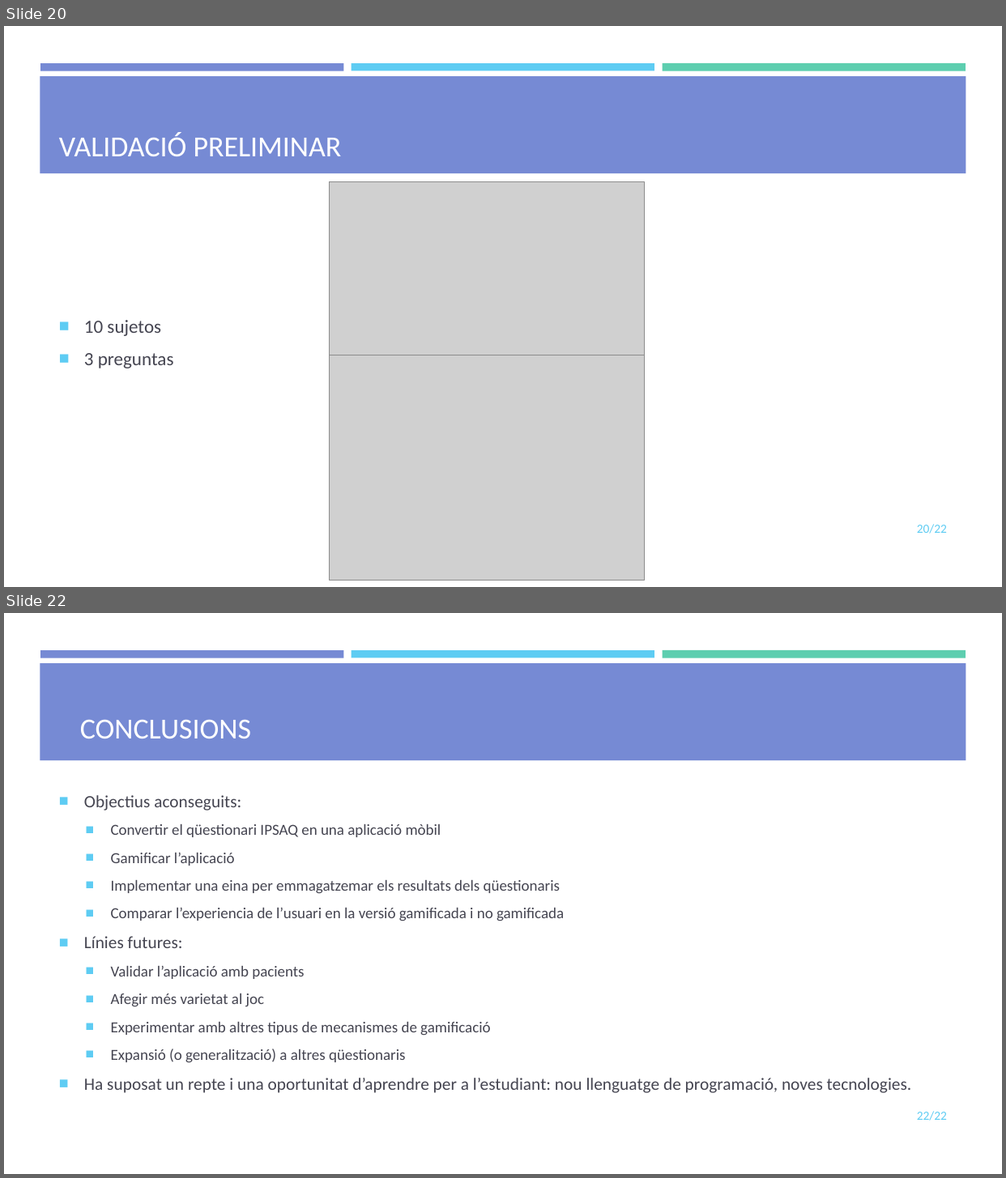
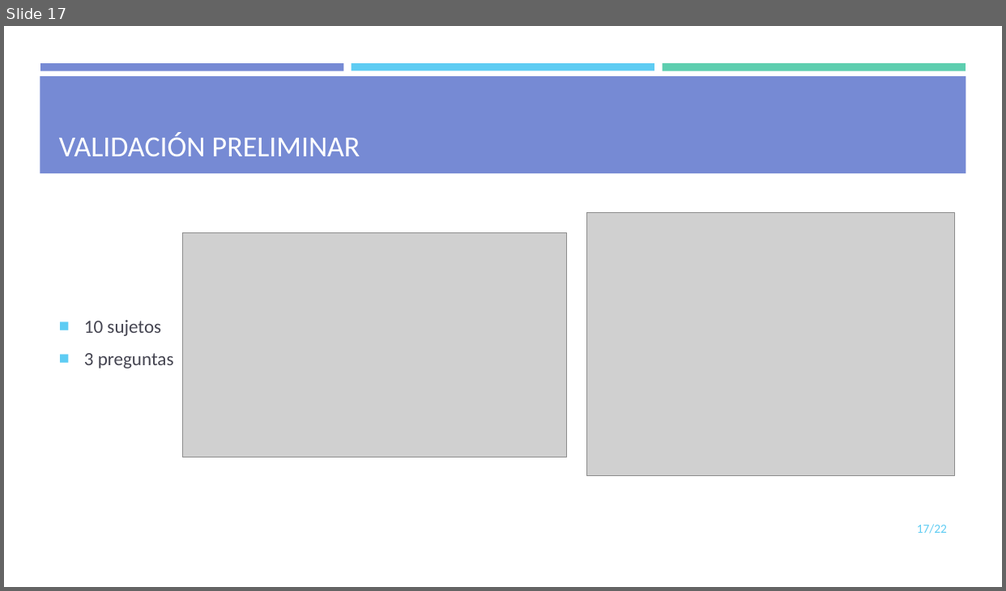
Before and after one commit to mdlunag/tfg, a slide deck: tfg_presentacio.pptx. Shown one above the other, each under a label of ours: slides 20 and 22 before the commit, slide 17 after it; the slides between them are not shown. The pictures are 1006x1178 and 1006x591 pixels, drawn with LibreOffice and Linux fonts; fonts in the diff are those of the drawing; grey boxes stand for pictures. Boxes give left, top, right and bottom in pixels: in the first picture for what was removed or moved away, otherwise in the second. Text is boxed around its words. In the diff, an @@ line names an element or a change of style, - is before the commit and + after.

```diff
--- a/tfg_presentacio.pptx
+++ b/tfg_presentacio.pptx
@@ slide 22 removed at bbox=[4, 613, 1002, 1174], background #FFFFFF; not listed: 4 template elements that a slide beside it also shows @@
@@ title removed at bbox=[80, 719, 251, 739] @@
-CONCLUSIONS
@@ text removed at bbox=[84, 795, 912, 1093] @@
-■ Objectius aconseguits:
-  ■ Convertir el qüestionari IPSAQ en una aplicació mòbil
-  ■ Gamificar l’aplicació
-  ■ Implementar una eina per emmagatzemar els resultats dels qüestionaris
-  ■ Comparar l’experiencia de l’usuari en la versió gamificada i no gamificada
-■ Línies futures:
-  ■ Validar l’aplicació amb pacients
-  ■ Afegir més varietat al joc
-  ■ Experimentar amb altres tipus de mecanismes de gamificació
-  ■ Expansió (o generalització) a altres qüestionaris
-■ Ha suposat un repte i una oportunitat d’aprendre per a l’estudiant: nou llenguatge de programació, noves tecnologies.
@@ page number removed at bbox=[917, 1111, 947, 1121] @@
-22/22
@@ what was slide 20 is now slide 17 @@
@@ slide 17 changed as well @@
@@ title at bbox=[59, 132, 360, 156]: text changed @@
-VALIDACIÓ PRELIMINAR
+VALIDACIÓN PRELIMINAR
@@ picture: place and size @@
-picture at bbox=[330, 356, 645, 581]
+picture at bbox=[586, 213, 954, 476]
@@ picture: place and size @@
-picture at bbox=[330, 182, 645, 355]
+picture at bbox=[182, 233, 567, 457]
@@ page number at bbox=[917, 524, 947, 534]: text changed @@
-20/22
+17/22
```
Also in this commit, not shown: 8 other slides changed, 7 slides added, 8 other slides removed.
